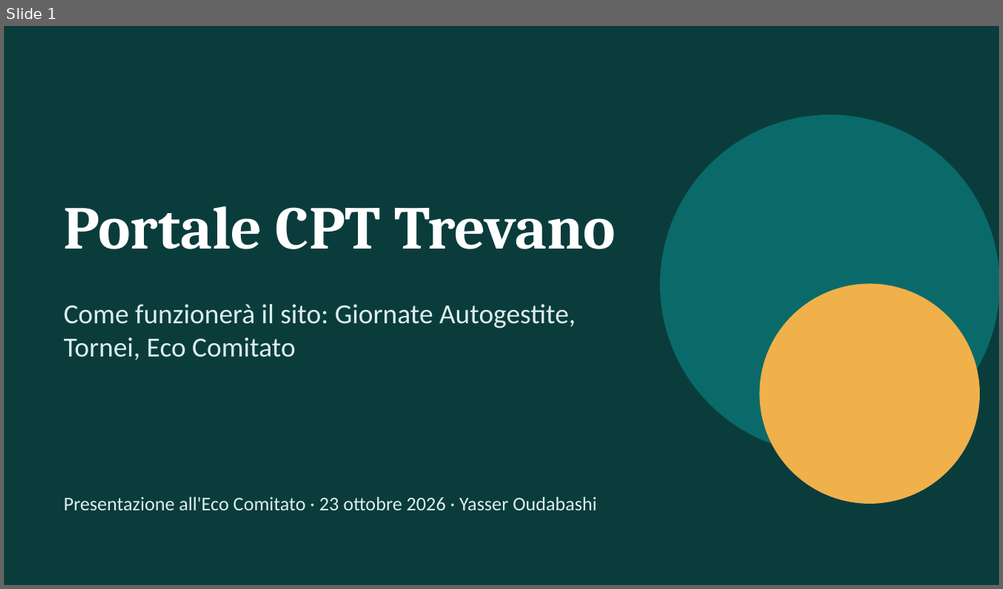
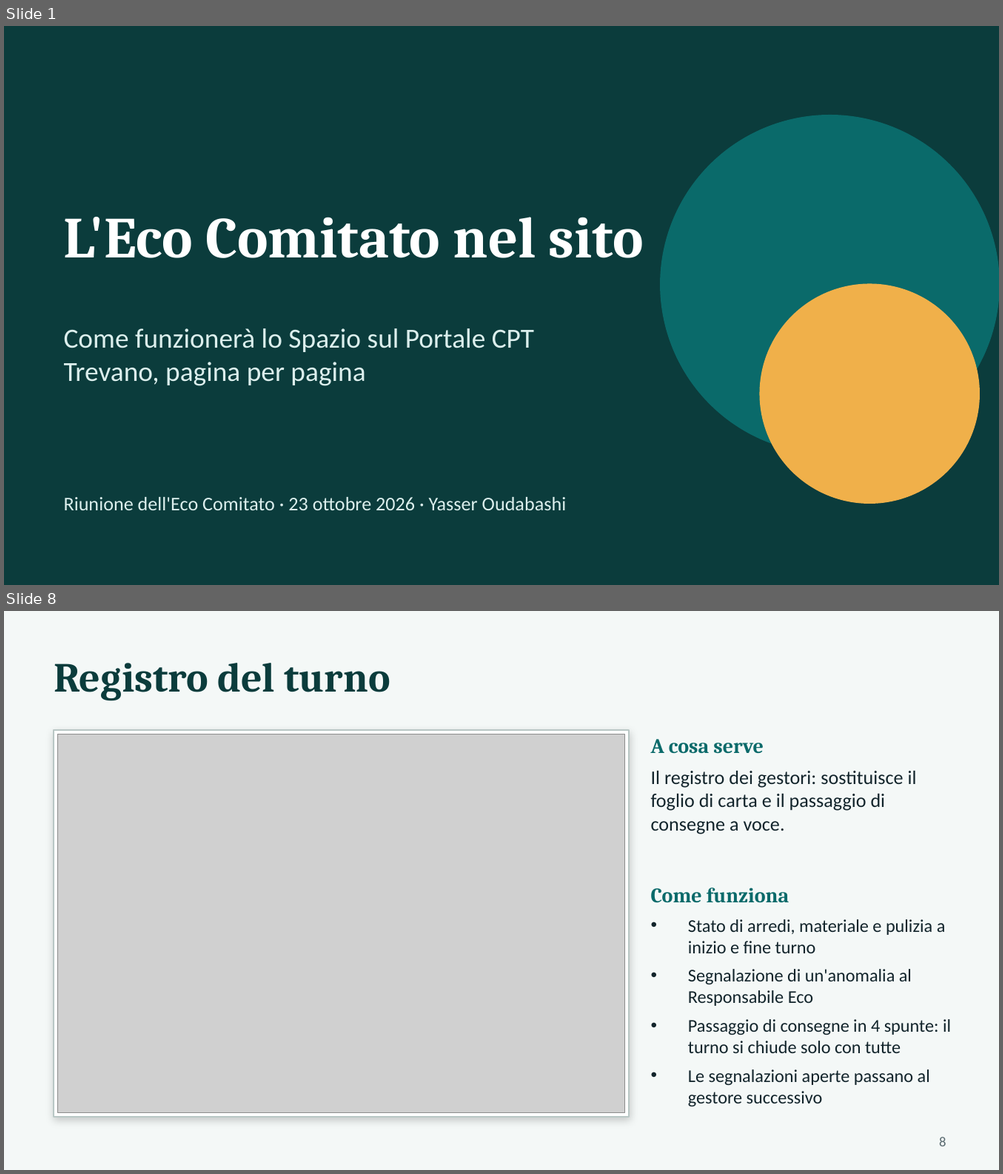
Before and after one commit to YasserOudabashi/CptSite, a slide deck: Presentazione/Presentazione_Sito_23-10-2026.pptx. Shown one above the other, each under a label of ours: slide 1 before the commit, slides 1 and 8 after it; the slides between them are not shown. The pictures are 1003x589 and 1003x1174 pixels, drawn with LibreOffice and Linux fonts; fonts in the diff are those of the drawing; grey boxes stand for pictures. Boxes give left, top, right and bottom in pixels: in the first picture for what was removed or moved away, otherwise in the second. Text is boxed around its words. In the diff, an @@ line names an element or a change of style, - is before the commit and + after.

```diff
--- a/Presentazione/Presentazione_Sito_23-10-2026.pptx
+++ b/Presentazione/Presentazione_Sito_23-10-2026.pptx
@@ slide 8 added at [4,611,999,1170], background #F4F8F7 @@
@@ text added at [54,663,390,701], 30 pt, text #0B3C3C, bold @@
+Registro del turno
@@ rectangle added at [54,730,629,1117], fill #FFFFFF, outline #B9C7C5 1 pt @@
@@ picture added at [58,735,625,1113] @@
@@ text added at [651,739,763,754], 15 pt, text #0A6A6A, bold @@
+A cosa serve
@@ text added at [651,771,916,834], 14 pt, text #12242B @@
+Il registro dei gestori: sostituisce il foglio di carta e il passaggio di consegne a voce.
@@ text added at [651,888,788,903], 15 pt, text #0A6A6A, bold @@
+Come funziona
@@ text added at [688,920,950,1107], 13 pt, text #12242B @@
+• Stato di arredi, materiale e pulizia a inizio e fine turno
+• Segnalazione di un'anomalia al Responsabile Eco
+• Passaggio di consegne in 4 spunte: il turno si chiude solo con tutte
+• Le segnalazioni aperte passano al gestore successivo
@@ page number added at [939,1137,945,1147], 10 pt, text #58696F @@
+8
@@ slide 1 changed as well @@
@@ text at [64,217,643,258]: text changed; size 44 to 42 pt @@
-Portale CPT Trevano
+L'Eco Comitato nel sito
@@ text at [64,329,534,386]: text changed @@
-Come funzionerà il sito: Giornate Autogestite, Tornei, Eco Comitato
+Come funzionerà lo Spazio sul Portale CPT Trevano, pagina per pagina
@@ text at [64,497,566,511]: text changed @@
-Presentazione all'Eco Comitato · 23 ottobre 2026 · Yasser Oudabashi
+Riunione dell'Eco Comitato · 23 ottobre 2026 · Yasser Oudabashi
```
Also in this commit, not shown: 1 other slide changed, 12 other slides added, 10 slides removed, 1 other file.
